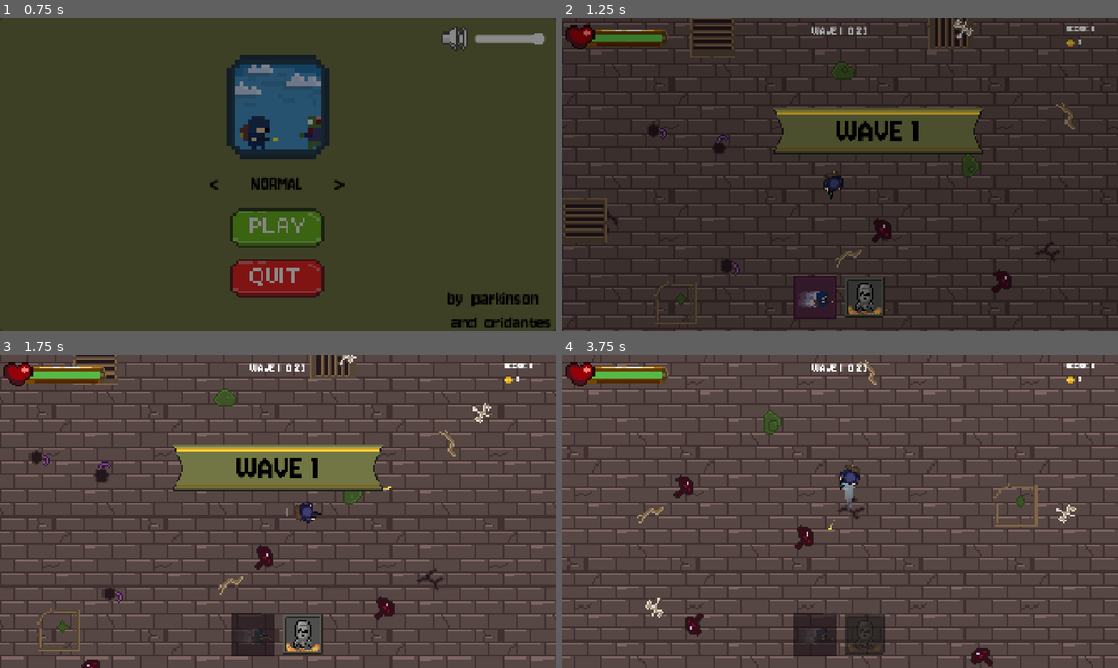
Above: before the commit, frames 1-4 (two rows, left to right).
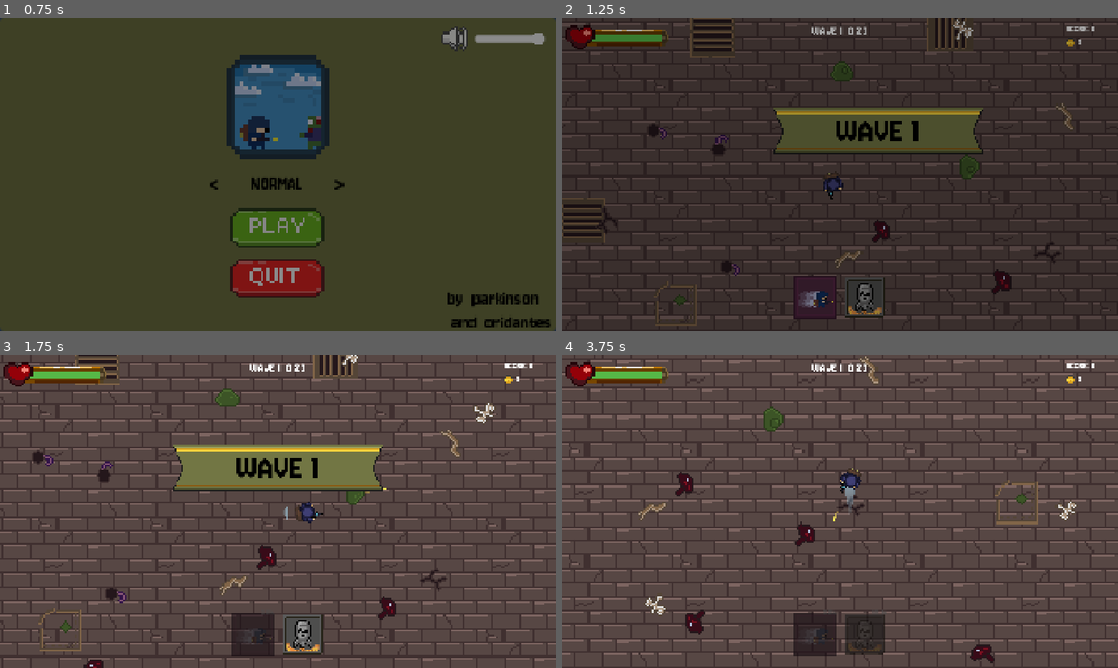
Above: after the commit, the same moments.

Repository: parkinsoonn/Freak_Survivor
Game: Godot game, scene res://scenes/main_menu.tscn
The game is run twice, just before and just after one commit, with the same random seed, the same clock (stepped at 60 frames per second) and the same inputs.
Inputs (mouse positions are in pixels of both pictures, inside the frame that each line leads up to):
- Up to frame 1 (0.75 s): click (278, 227) at 0.5 s
- Up to frame 2 (1.25 s): no input
- Up to frame 3 (1.75 s): move the mouse to (400, 495) at 1.27 s; hold D (move_right) from 1.28 s (still down); tap Shift (dash) at 1.35 s; click (400, 495) at 1.42 s
- Up to frame 4 (3.75 s): move the mouse to (728, 527) at 2.02 s; release D (move_right) at 2.03 s; hold S (move_down) 2.03-2.78 s; click (728, 527) at 2.1 s; move the mouse to (895, 442) at 2.77 s; hold D (move_right) 2.78-3.53 s; tap Q (nuke) at 2.85 s; move the mouse to (812, 574) at 3.52 s; hold W (move_up) from 3.53 s (still down); tap Shift (dash) at 3.6 s; click (812, 574) at 3.67 s

Frame 1 is identical in both runs. In frame 2, 8.8% of the frame differs, in the area x 0-100%, y 0-100%; in frame 3, 4.0%; in frame 4, 18%.

Commit message:
Fix movement jitter with physics interpolation

Diff:
--- a/project.godot
+++ b/project.godot
@@ -34,7 +34,7 @@
 theme/custom_font="res://assets/fonts/Jersey10-Regular.ttf"
 
 [physics]
-
+common/physics_interpolation=true
 2d/default_gravity=0.0
 
 [rendering]
--- a/scenes/main_menu.tscn
+++ b/scenes/main_menu.tscn
@@ -86,6 +86,7 @@
 autoplay = true
 
 [node name="UI" type="CanvasLayer" parent="." unique_id=1835176842]
+physics_interpolation_mode = 2
 
 [node name="CameraBackground" type="ColorRect" parent="UI" unique_id=890998896]
 anchors_preset = 15
--- a/scripts/camera_controller.gd
+++ b/scripts/camera_controller.gd
@@ -22,7 +22,7 @@
 	_shake_magnitude = magnitude
 
 
-func _process(delta: float) -> void:
+func _physics_process(delta: float) -> void:
 	if not is_instance_valid(target):
 		return
 
--- a/scripts/gold_pickup.gd
+++ b/scripts/gold_pickup.gd
@@ -19,7 +19,7 @@
 	_attract_target = target
 
 
-func _process(delta: float) -> void:
+func _physics_process(delta: float) -> void:
 	if not is_instance_valid(_attract_target):
 		return
 
--- a/scripts/saber_orbit.gd
+++ b/scripts/saber_orbit.gd
@@ -45,6 +45,6 @@
 		_sabers[i].scale = Vector2.ONE * saber_size
 
 
-func _process(delta: float) -> void:
+func _physics_process(delta: float) -> void:
 	# Unity'de saat yönünde dönüyordu; Godot'ta pozitif açı saat yönü
 	rotation += deg_to_rad(rotate_speed) * delta
--- a/scripts/trail.gd
+++ b/scripts/trail.gd
@@ -9,12 +9,22 @@
 
 var _times: Array[float] = []
 var _clock := 0.0
+# Ebeveynin son iki fizik adımındaki konumu; baş, sprite gibi fizik interpolasyonuyla çizilir
+var _previous_head := Vector2.ZERO
+var _current_head := Vector2.ZERO
 
 
 func _ready() -> void:
 	top_level = true
 	global_position = Vector2.ZERO
 	global_rotation = 0.0
+	_current_head = get_parent().global_position
+	_previous_head = _current_head
+
+
+func _physics_process(_delta: float) -> void:
+	_previous_head = _current_head
+	_current_head = get_parent().global_position
 
 
 func _process(delta: float) -> void:
@@ -27,7 +37,7 @@
 	if not emitting:
 		return
 
-	var head: Vector2 = get_parent().global_position
+	var head := _previous_head.lerp(_current_head, Engine.get_physics_interpolation_fraction())
 	if get_point_count() == 0 or get_point_position(get_point_count() - 1).distance_to(head) >= min_vertex_distance:
 		add_point(head)
 		_times.append(_clock)
--- a/scripts/transition.gd
+++ b/scripts/transition.gd
@@ -11,6 +11,7 @@
 func _ready() -> void:
 	layer = 128
 	process_mode = Node.PROCESS_MODE_ALWAYS
+	physics_interpolation_mode = Node.PHYSICS_INTERPOLATION_MODE_OFF
 	_rect.color = Color(0, 0, 0, 0)
 	_rect.set_anchors_preset(Control.PRESET_FULL_RECT)
 	_rect.mouse_filter = Control.MOUSE_FILTER_IGNORE
